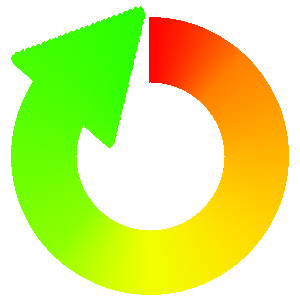
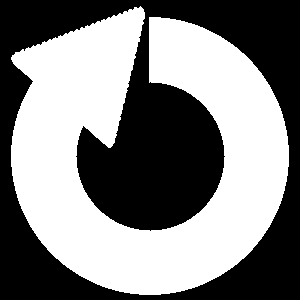
Comparing the layer stacks of the two 300×300 images. Changes:
hid "レイヤー 3" over (11, 6, 289, 295)
added layer "レイヤー 6" above "レイヤー 5" over (0, 0, 300, 300)
